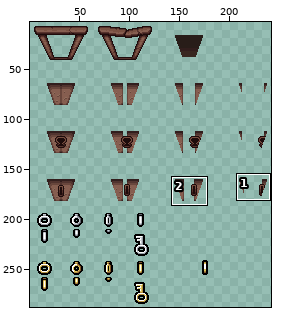
Edited in one commit: sprite sheet (resources/gfx/grid/01_rd_basement_a.png). The picture above shows the old version from afar; the outline marks the close-up.
Close-up. Before the commit:
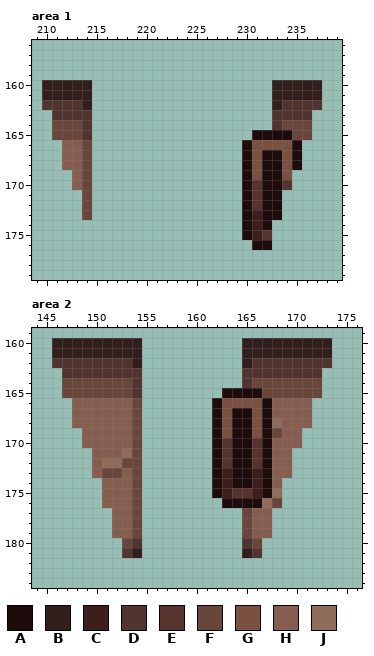
The file is 256x288 pixels. Colours within 5 levels of each other are drawn and written as one. Shown: area 1: x 209..239, y 156..179; area 2: x 144..176, y 159..184. The wide view leaves out empty margins.
Palette (. is transparent): A #1e0c0c  B #321e1d  C #3c1e1c  D #51342f  E #57332d  F #68463c  G #795041  H #865e50  J #906d5b
Pixels before, area 1, first column x 210:
160 BBBBB..................BBBBB
161 BBBBB..................BBBBB
162 DDDDB..................BDDDD
163 .DDDD..................DDDD.
164 .FFFD..................DFFF.
165 .FFFD................AAAAFF.
166 ..HHF...............AGGGGA..
167 ..HHF...............AGAAGA..
168 ..HHF...............AGAAGA..
169 ...HF...............AGAAG...
170 ...HF...............AEAAE...
171 ....F...............AEAA....
172 ....F...............AEAA....
173 ....F...............ACAA....
174 ....................ACA.....
175 ....................ACE.....
176 .....................AA.....
Pixels before, area 2, first column x 146:
160 BBBBBBBBB..........BBBBBBBBB
161 BBBBBBBBB..........BBBBBBBBB
162 DDDDDDDDB..........BDDDDDDDD
163 .DDDDDDDD..........DDDDDDDD.
164 .FFFFFFFD..........DFFFFFFF.
165 .FFFFFFFD........AAAAFFFFFF.
166 ..HHHHHHF.......AGGGGAHHHH..
167 ..HHHHHHF.......AGAAGAHHHH..
168 ..HHHHHHF.......AGAAGAJHHH..
169 ...HHHHHF.......AGAAGAFHH...
170 ...HHHHHF.......AEAAEAHHH...
171 ....HHHJF.......AEAAEAHH....
172 ....HJJFF.......AEAAEAHH....
173 ....HFFHF.......ACAACAHH....
174 .....HHHF.......ACAACAH.....
175 .....HHHF.......ACEECAJ.....
176 .....HHHF........AAAAJF.....
177 ......HHF..........FHH......
178 ......HHF..........FHH......
179 ......HHF..........FHH......
180 .......FD..........DF.......
181 .......DB..........BD.......
Once edited:
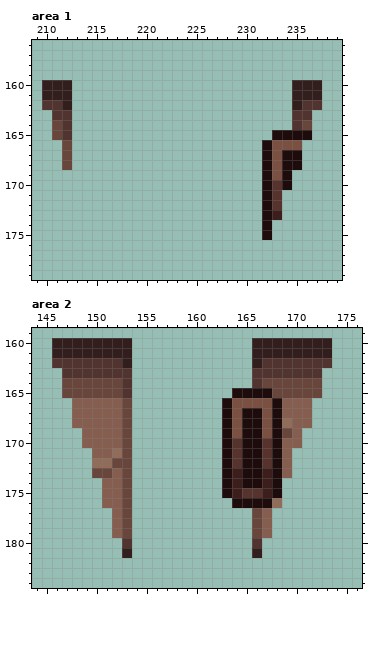
From old to new:
Changed rows in their new state; - is an unchanged pixel.
Area 1:
first column x 212:
160 -..------------------..--
161 -..------------------..--
162 B..------------------..B-
163 -..------------------..--
164 D..------------------..D-
165 D..----------------..--AA
166 F..---------------..A--G-
167 F..---------------..-GA--
168 F..---------------..-GA--
169 -..---------------..-GA--
170 -..---------------..-EA--
171 --.---------------..-E---
172 --.---------------..-E---
173 --.---------------..-C---
174 ------------------..-----
175 ------------------..A----
176 -------------------..----
Area 2:
first column x 150:
160 ----.----------.----
161 ----.----------.----
162 ---B.----------.B---
163 ----.----------.----
164 ---D.----------.D---
165 ---D.--------.---A--
166 ---F.-------.A---GA-
167 ---F.-------.AG-AGA-
168 ---F.-------.AG-AGAJ
169 ---F.-------.AG-AGAF
170 ---F.-------.AE-AEA-
171 --JF.-------.AE-AEA-
172 J-F-.-------.AE-AEA-
173 F-HF.-------.AC-ACA-
174 ---F.-------.AC-ACA-
175 ---F.-------.AC-ECA-
176 ---F.--------.---AJ-
177 ---F.----------.F---
178 ---F.----------.F---
179 ---F.----------.F---
180 ---D.----------.D---
181 ---B.----------.B---
Pixel boxes of the changes (left, top, right, bottom) in both close-ups:
changed: (62, 80, 92, 220)
changed: (242, 80, 312, 250)
changed: (92, 338, 142, 558)
changed: (212, 338, 292, 558)
